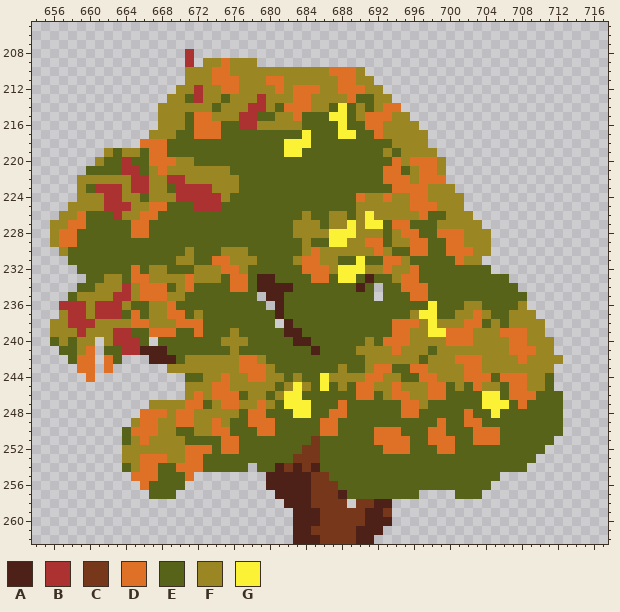
Pixel-art file, stored at assets/spritesheet.aseprite. This is how it looked before the edit.
800x400 pixels, 1 frame. Colours within 5 levels of each other are drawn and written as one. Shown: x 654..717, y 205..262. The commit also changed other parts of the picture, which this record leaves out.
Visible layers, top first: "Layer 3", "Layer 6", "Layer 4", "Layer 1".
Palette (. is transparent): A #4d2018  B #ac3232  C #76371a  D #df7126  E #58631a  F #9a8622  G #fbf236
Pixels before (only the part around the change), first column x 654:
205 ................................................................
206 ................................................................
207 ................................................................
208 .................B..............................................
209 .................B.FFDFFF.......................................
210 .................FFFDDFFFFFFFFFFFDDDF...........................
211 .................FFFDDDFFFDDFFFFFFDDFF..........................
212 ................FFBFFDDFFFFDFDDDFFDDDFF.........................
213 ...............FFEBFFEFFFBFFFDDFFFFDEEFF........................
214 ..............FFFFFFEFFFBBFEDDDFFEGEFEFDD.......................
215 ..............FFFEDDFFFBBEEFFDEEEGGEFDDDFF......................
216 ..............FFFEDDDEEBBFFFFFEEEEGEEDDFFFF.....................
217 .............FFFEEDDDEEEEEEEEEGEEEGGEEDFFFFF....................
218 ............DDDEEEEEEEEEEEEEGGGEEEEEEEEEFFFF....................
219 ........FEFFEDDEEEEEEEEEEEEEGGEEEEEEEEEFEFFFF...................
220 .......FEEBEEDDDFFEEEEEEEEEEEEEEEEEEEEEEDFDDDF..................
221 ......EEEEBBEFDFFFFFFFEEEEEEEEEEEEEEEEEDDEFDDF..................
222 .....FFFFFFBBFFBBFFFFFFEEEEEEEEEEEEEEEEDDDFDDD..................
223 .....FEBBBFBBFFEBBBBFFFEEEEEEEEEEEEEEEEEDDDDFFF.................
224 .....FFFBBFFEFFFBBBBBFEEEEEEEEEEEEEEDFFDFFDDFFFF................
225 ....FFFFBBBFFDDEEEBBBEEEEEEEEEEEEEEEFFFFFFDDDFFF................
226 ...FFDEEEBFFDDEEEEEEEEEEEEEEEEFEEFFEFGFFFFFDEEFFF...............
227 ..FFDDEEEEEDDEEEEEEEEEEEEEEEEFFFEFFGFGGEDDEEEFFFFF..............
228 ..FDDEEEEEEDDEEEEEEEEEEEEEEEEFFFFGGGFFFEFDDEEDDDFFF.............
229 ..FDDEEEEEEEEEEEEEEEEEEEEEEEEEFEEGGFFDDEFFDDEEDDFFF.............
230 ...FEEEEEEEEEEEEEFEEEFFFEEEEEEFDFFFFFFDFEEDDEEDDDFF.............
231 ....EEEEEEEEEEEEFFEEDDFFFEEEEFDDFFEEGEEDDFEEEEEDFF..............
232 .....EEEEEEDEFFEEEFFFDDFEEEEEEDDDFGGGFFDFFDEEEEEEEE.............
233 ......EEFFEDDFFFFDFFFEDDEAAEEEEDDEGGEAEEFDDEEEEEEEEEE...........
234 .....EEFFFBFDDDEFDEEEEDDEAAAAEEEEEEEAE.EEDDDEEEEEEEEEE..........
235 ....EFFFFBBFDDDFFEEEEEEEE.AAEEEEEEEEEE.EEEDDEEEEEEEEEEE.........
236 ...BBBFBBBFEEFFDEEEEEEEEEE.AEEEEEEEEEEEEEEEEGEEEFFEEEEF.........
237 ...FBBFBBBEDEFFDDEFEEEEEEEEAEEEEEEEEEEEEEEFGGEEFFDFEEFFF........
238 ..FFBBBFFFFDDFFFDDDEEEEEEEE.AEEEEEEEEEEEDDDFGFFFDDEFEFFFF.......
239 ..FFFBFFFBBEEDDDEEDEEEFEEEEEAAEEEEEEEEEEDDFFGGDDDFFFDDDFF.......
240 ..EFEFF.FBBBE.EEEEEEEFFFEEEEEAAEEEEEEFEDDDFFFFDDDFFFFDDFFF......
241 ...EEFD.EEBBAAAEEEEEEEFEEEEEEEEAEEEEFFFFDFFFEFFFFFFFFDDDFF......
242 ....EDD.DE...AAAEFFFFFFDDFEEEEEEEEEEEFFFFFFEFFFDDDFFFFDFFFF.....
243 .....DD.D......FFFFFFFFDDDFEEEEEEEFEEFDDEEDDFFFFDDFFFFFFFF......
244 ......D..........EEFFDFFDDFFEFEEGFFFFDDFFEEDDFFFDDDEDDDFFE......
245 .................FFFDDFFFFFEFGFEGEFEDDFFDFFFDDEFEDFFEDDFFE......
246 .................FDFDDDEFFEFGGEEEEEEDDEFDDFFDDEEEEGGEDDDEEE.....
247 .............FFFFDDEFDDFFDFEGGGEEEDEEEEEEDDFEEEEEEGGGEDEEEE.....
248 ............DDDFDDFFFFFEDDEEEGGEEDDEEEEEEDDEEEEEDEEGEEEEEEE.....
249 ...........FDDFFDDFFDFEEDDDEEEEEDDEEEEEEEEEEEDEEDDEEEEEEEEE.....
250 ..........EDDDFFEEFFDDEEEDDEEEEEDDEEEEDDDEEEDDEEEDDDEEEEEEE.....
251 ..........EFDFFFFEEEEDDEEEEEEEECEEEEEEDDDDEEDDDEEDDDEEEEEE......
252 ..........FFFFFFFDDDEDDEEEEEEECCEEEEEEEDDDEEEDDEEEEEEEEEE.......
253 ..........FFDDDFFDDEEEEEEEEEECCCEEEEEEEEEEEEEEEEEEEEEEEE........
254 ..........EFDDEEDDDEEEEE.EEACACAEEEEEEEEEEEEEEEEEEEEEEE.........
255 ...........DDDEEED........AAAAACCEEEEEEEEEEEEEEEEEEE............
256 ............DEEEE.........AAAAACCCEEEEEEEEEEEEEEEEE.............
257 .............EEE...........AAAACCCAEEEEEEEE....EEE..............
258 ............................AAACCCC.CCAA........................
259 .............................AAACCCCCAAC........................
260 .............................AAACCCCCAAA........................
261 .............................AACCCCCAAA.........................
262 .............................AAACCCCAA..........................
New version:
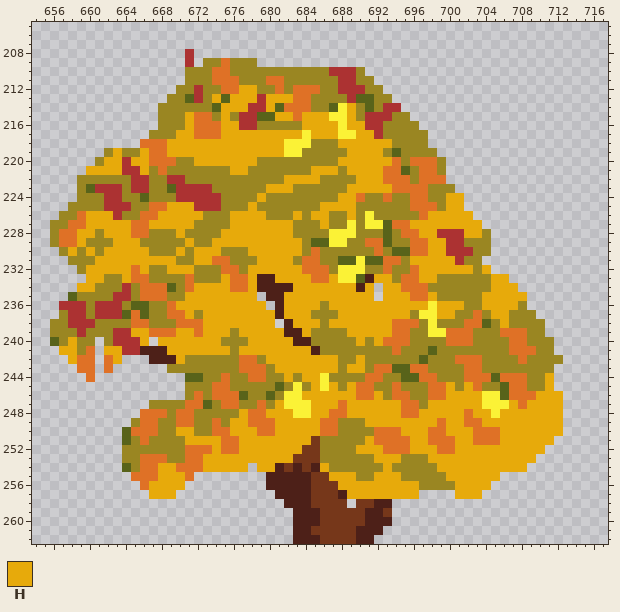
Colours new in this view: H #e7aa0b
From old to new:
Layer "Layer 3":
y 210: x 687..689 DDD -> BBB
y 211: x 688..689 DD -> BB
y 212: x 677..678 FF -> HH; x 688..690 DDD -> BBB
y 213: x 674 F -> H; x 676..678 FFF -> HHH; x 680..682 FFF -> HHH; x 689 D -> B
y 214: x 675..677 FFF -> HHH; x 680 F -> H; x 689 E -> H; x 693..694 DD -> BB
y 215: x 671 E -> H; x 675 F -> H; x 681..682 FF -> HH; x 684..686 EEE -> HHH; x 689 E -> H; x 691..693 DDD -> BBB
y 216: x 671 E -> H; x 675..676 EE -> HH; x 684..687 EEEE -> HHHH; x 689..692 EEDD -> HHBB
y 217: x 670..671 EE -> HH; x 675..683 EEEEEEEEE -> HHHHHHHHH; x 685..687 EEE -> HHH; x 690..692 EED -> HHB
y 218: x 669..681 EEEEEEEEEEEEE -> HHHHHHHHHHHHH; x 685..693 EEEEEEEEE -> FFFHHHHHH
y 219: x 663 E -> H; x 666 E -> H; x 669..681 EEEEEEEEEEEEE -> HHHHHHHHHHHHH; x 684..692 EEEEEEEEE -> FFFFFHHHH
y 220: x 662..663 EE -> HH; x 665..666 EE -> HH; x 672..693 EEEEEEEEEEEEEEEEEEEEEE -> HHHHHHHFFFFFFFFFHHHHHH
y 221: x 660..663 EEEE -> HHHH; x 666 E -> H; x 676..692 EEEEEEEEEEEEEEEEE -> HHFFFFFFFHHHFHHHH
y 222: x 677..692 EEEEEEEEEEEEEEEE -> FFFFFHHHHFFFFHHH
y 223: x 677..693 EEEEEEEEEEEEEEEEE -> FFFHHHFFFFFFHHHHH
y 224: x 676..689 EEEEEEEEEEEEEE -> FFFHFFFFFFFFHH; x 700..701 FF -> HH
y 225: x 669..671 EEE -> HHH; x 675..689 EEEEEEEEEEEEEEE -> FFFHFFFFFFFHHHH; x 700..701 FF -> HH
y 226: x 660..662 EEE -> HHH; x 668..683 EEEEEEEEEEEEEEEE -> HHHHHFFFHHHHFFFH; x 685..686 EE -> HH; x 689 E -> H; x 698..702 EEFFF -> HHHHH
y 227: x 660..664 EEEEE -> HHHHH; x 667..682 EEEEEEEEEEEEEEEE -> HHHHHFFFFHHHHHHH; x 686 E -> H; x 696..703 EEEFFFFF -> HHHHHHHH
y 228: x 659..664 EEEEEE -> HHFHHH; x 667..682 EEEEEEEEEEEEEEEE -> FFFHFFFFHHHHHHHH; x 697..703 EEDDDFF -> HHBBBHH
y 229: x 659..683 EEEEEEEEEEEEEEEEEEEEEEEEE -> HFFFHHHFFFFFHFFHHHHHHHHHH; x 698..701 EEDD -> HHBB
y 230: x 658..670 EEEEEEEEEEEEE -> HFHFHHHHHFFFH; x 672..674 EEE -> HHH; x 678..683 EEEEEE -> HHHHHH; x 698..702 EEDDD -> HHBBB
y 231: x 658..669 EEEEEEEEEEEE -> FFFHHHHHHHHH; x 672..673 EE -> HH; x 679..682 EEEE -> HHHH; x 696..701 EEEEED -> HHHHHB
y 232: x 659..664 EEEEEE -> FHHHHH; x 666 E -> H; x 669..671 EEE -> HHH; x 678..683 EEEEEE -> HHHHHH; x 697..704 EEEEEEEE -> HHHHHHFH
y 233: x 660..661 EE -> HH; x 664 E -> H; x 675 E -> H; x 678 E -> H; x 681..684 EEEE -> HHHH; x 687 E -> H; x 692..693 EE -> HH; x 697..706 EEEEEEEEEE -> HHFFFFFFHH
y 234: x 659..660 EE -> HH; x 672..675 EEEE -> HHHH; x 678 E -> H; x 683..689 EEEEEEE -> HHHHHHH; x 691 E -> H; x 693..694 EE -> HH; x 698..707 EEEEEEEEEE -> FFFFFFFHHH
y 235: x 671..678 EEEEEEEE -> HHHHHHHH; x 682..691 EEEEEEEEEE -> HHHHHHHHHH; x 693..695 EEE -> HHH; x 698..708 EEEEEEEEEEE -> HFFFFFHHHHH
y 236: x 670..679 EEEEEEEEEE -> HHHHHHHHHH; x 682..697 EEEEEEEEEEEEEEEE -> HHHHFHHHHHHHHHHH; x 699..701 EEE -> HHH; x 704..707 EEEE -> HHHH
y 237: x 671 E -> H; x 673..680 EEEEEEEE -> HHHHHHHH; x 682..695 EEEEEEEEEEEEEE -> HHHFFFHHHHHHHH; x 699..700 EE -> HH; x 705..706 EE -> HH
y 238: x 673..680 EEEEEEEE -> HHHHHHHH; x 683..693 EEEEEEEEEEE -> HHHFHHHHHHH; x 706 E -> H
y 239: x 665..666 EE -> HH; x 670..671 EE -> HH; x 673..675 EEE -> HHH; x 677..681 EEEEE -> HHHHH; x 684..693 EEEEEEEEEE -> HFFFFHHHHH
y 240: x 658 E -> H; x 666 E -> H; x 668..674 EEEEEEE -> HHHHHHH; x 678..682 EEEEE -> HHHHH; x 685..690 EEEEEE -> FFFFFH; x 692 E -> H
y 241: x 657..658 EE -> HH; x 662..663 EE -> HH; x 669..675 EEEEEEE -> HHHHHHH; x 677..684 EEEEEEEE -> HHHHHHHH; x 686..689 EEEE -> FFFF
y 242: x 658 E -> H; x 663 E -> H; x 670 E -> H; x 680..690 EEEEEEEEEEE -> HHHHHHHHFFH
y 243: x 681..687 EEEEEEE -> HHHHHHH; x 689..690 EE -> HH
y 244: x 682 E -> H; x 684..685 EE -> HH; x 711 E -> H
y 245: x 685 E -> H; x 687 E -> H; x 689 E -> H; x 700 E -> H; x 702 E -> H; x 711 E -> H
y 246: x 684..689 EEEEEE -> HHHHHH; x 692 E -> H; x 700..703 EEEE -> HHHH; x 710..712 EEE -> HHH
y 247: x 681 E -> H; x 685..687 EEE -> HHH; x 689..694 EEEEEE -> HHHHHH; x 698..703 EEEEEE -> HHHHHH; x 707 E -> H; x 709..712 EEEE -> HHHH
y 248: x 677 E -> H; x 680..682 EEE -> HHH; x 685..686 EE -> HH; x 689..694 EEEEEE -> HHHHHH; x 697..701 EEEEE -> HHHHH; x 703..704 EE -> HH; x 706..712 EEEEEEE -> HHHHHHH
y 249: x 676..677 EE -> HH; x 681..685 EEEEE -> HHHHH; x 688..698 EEEEEEEEEEE -> FFFHHHHHHHH; x 700..701 EE -> HH; x 704..712 EEEEEEEEE -> HHHHHHHHH
y 250: x 670..671 EE -> HH; x 676..678 EEE -> HHH; x 681..685 EEEEE -> HHHHH; x 688..691 EEEE -> FFFF; x 695..697 EEE -> HHH; x 700..702 EEE -> HHH; x 706..712 EEEEEEE -> HHHHHHH
y 251: x 671..674 EEEE -> HHHH; x 677..684 EEEEEEEE -> HHHHHHHH; x 686..691 EEEEEE -> FFFFFH; x 696..697 EE -> HH; x 701..702 EE -> HH; x 706..711 EEEEEE -> HHHHHH
y 252: x 674 E -> H; x 677..683 EEEEEEE -> HHHHHHH; x 686..692 EEEEEEE -> FFFFHHH; x 696..698 EEE -> HHH; x 701..710 EEEEEEEEEE -> HHHHHHHHHH
y 253: x 673..682 EEEEEEEEEE -> HHHHHHHHHH; x 686..709 EEEEEEEEEEEEEEEEEEEEEEEE -> FFFFFFHHHFFFHHHHHHHHHHHH
y 254: x 668..669 EE -> HH; x 673..677 EEEEE -> HHHHH; x 679..680 EE -> HH; x 686..708 EEEEEEEEEEEEEEEEEEEEEEE -> HFFFFFFHFFFFFHHHHHHHHHH
y 255: x 668..670 EEE -> HHH; x 687..705 EEEEEEEEEEEEEEEEEEE -> HHHFFHHHFFFFFHHHHHH
y 256: x 667..670 EEEE -> HHHH; x 688..704 EEEEEEEEEEEEEEEEE -> HHHHHHHHHFFFFHHHH
y 257: x 667..669 EEE -> HHH; x 689..696 EEEEEEEE -> HHHHHHHH; x 701..703 EEE -> HHH
Boxes around the changes in both pictures, in picture pixels (x1, y1, x2, y2):
changed: (59, 67, 563, 499)
